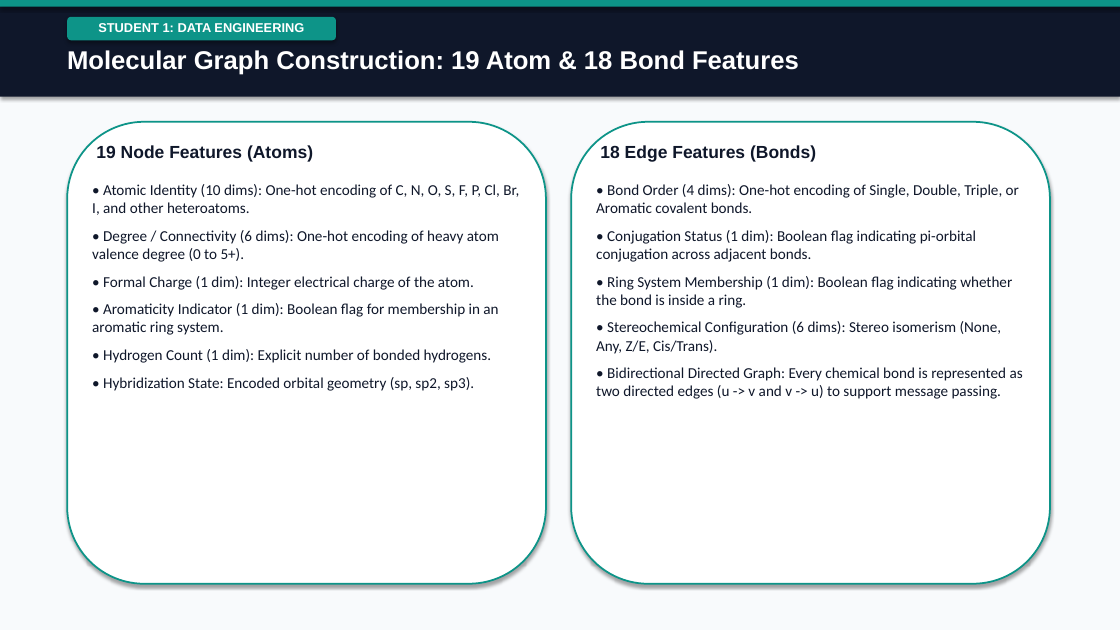
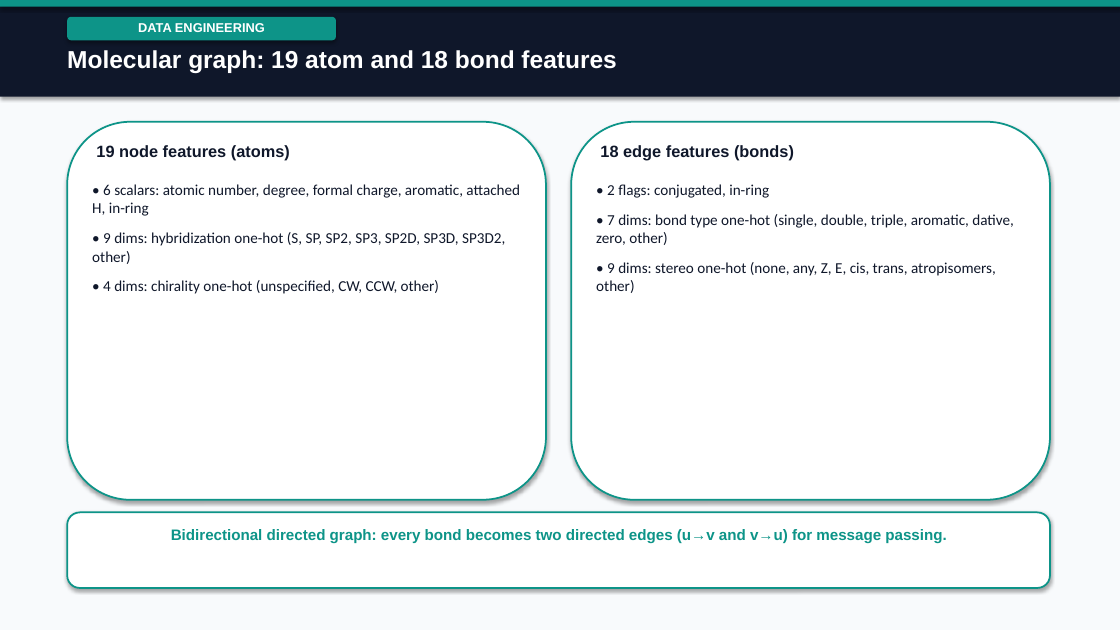
Before and after one commit to shouryapratap132006/Molecular-Toxicity-Prediction, a slide deck: slide 6 of reports/final_presentation/phase2_final_presentation.pptx. Drawn at 1120x630 pixels with LibreOffice and Linux fonts; fonts in the diff are those of the drawing. Boxes give left, top, right and bottom in pixels: in the first picture for what was removed or moved away, otherwise in the second. Text is boxed around its words. In the diff, an @@ line names an element or a change of style, - is before the commit and + after.

Commit message:
docs(presentation): align slide deck directly with defense script

```diff
--- a/reports/final_presentation/phase2_final_presentation.pptx
+++ b/reports/final_presentation/phase2_final_presentation.pptx
@@ text in rounded rectangle at bbox=[138, 23, 265, 32]: text changed @@
-STUDENT 1: DATA ENGINEERING
+DATA ENGINEERING
@@ text at bbox=[67, 50, 616, 73]: text changed; size 22 to 21 pt @@
-Molecular Graph Construction: 19 Atom & 18 Bond Features
+Molecular graph: 19 atom and 18 bond features
@@ rounded rectangle: place and size @@
-rounded rectangle at bbox=[67, 122, 546, 584]
+rounded rectangle at bbox=[67, 122, 546, 500]
@@ text at bbox=[96, 145, 290, 161]: text changed; size 15 to 14 pt @@
-19 Node Features (Atoms)
+19 node features (atoms)
@@ rounded rectangle: place and size @@
-rounded rectangle at bbox=[571, 122, 1050, 584]
+rounded rectangle at bbox=[571, 122, 1050, 500]
@@ text at bbox=[600, 145, 794, 161]: text changed; size 15 to 14 pt @@
-18 Edge Features (Bonds)
+18 edge features (bonds)
@@ text at bbox=[92, 184, 520, 294]: text changed @@
-• Atomic Identity (10 dims): One-hot encoding of C, N, O, S, F, P, Cl, Br, I, and other heteroatoms.
-• Degree / Connectivity (6 dims): One-hot encoding of heavy atom valence degree (0 to 5+).
-• Formal Charge (1 dim): Integer electrical charge of the atom.
-• Aromaticity Indicator (1 dim): Boolean flag for membership in an aromatic ring system.
-• Hydrogen Count (1 dim): Explicit number of bonded hydrogens.
-• Hybridization State: Encoded orbital geometry (sp, sp2, sp3).
+• 6 scalars: atomic number, degree, formal charge, aromatic, attached H, in-ring
+• 9 dims: hybridization one-hot (S, SP, SP2, SP3, SP2D, SP3D, SP3D2, other)
+• 4 dims: chirality one-hot (unspecified, CW, CCW, other)
@@ text at bbox=[596, 184, 1013, 293]: text changed @@
-• Bond Order (4 dims): One-hot encoding of Single, Double, Triple, or Aromatic covalent bonds.
-• Conjugation Status (1 dim): Boolean flag indicating pi-orbital conjugation across adjacent bonds.
-• Ring System Membership (1 dim): Boolean flag indicating whether the bond is inside a ring.
-• Stereochemical Configuration (6 dims): Stereo isomerism (None, Any, Z/E, Cis/Trans).
-• Bidirectional Directed Graph: Every chemical bond is represented as two directed edges (u -> v and v -> u) to support message passing.
+• 2 flags: conjugated, in-ring
+• 7 dims: bond type one-hot (single, double, triple, aromatic, dative, zero, other)
+• 9 dims: stereo one-hot (none, any, Z, E, cis, trans, atropisomers, other)
@@ rounded rectangle added at bbox=[67, 513, 1050, 588], fill #FFFFFF, outline #0D9488 1.5 pt @@
@@ text added at bbox=[171, 529, 946, 543], 13 pt, text #0D9488, bold @@
+Bidirectional directed graph: every bond becomes two directed edges (u→v and v→u) for message passing.
```
Also in this commit, not shown: 19 other slides changed, 1 other file.
